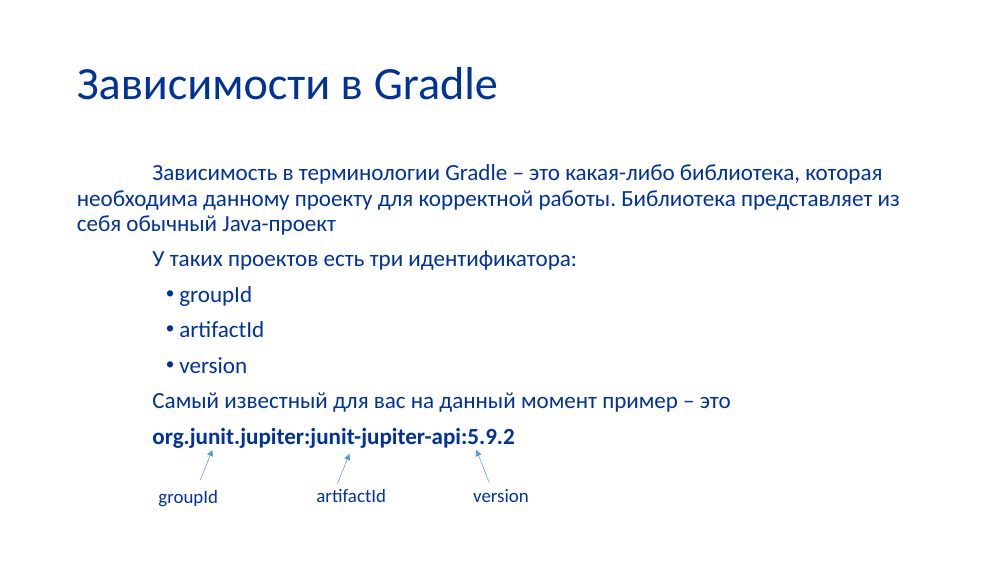
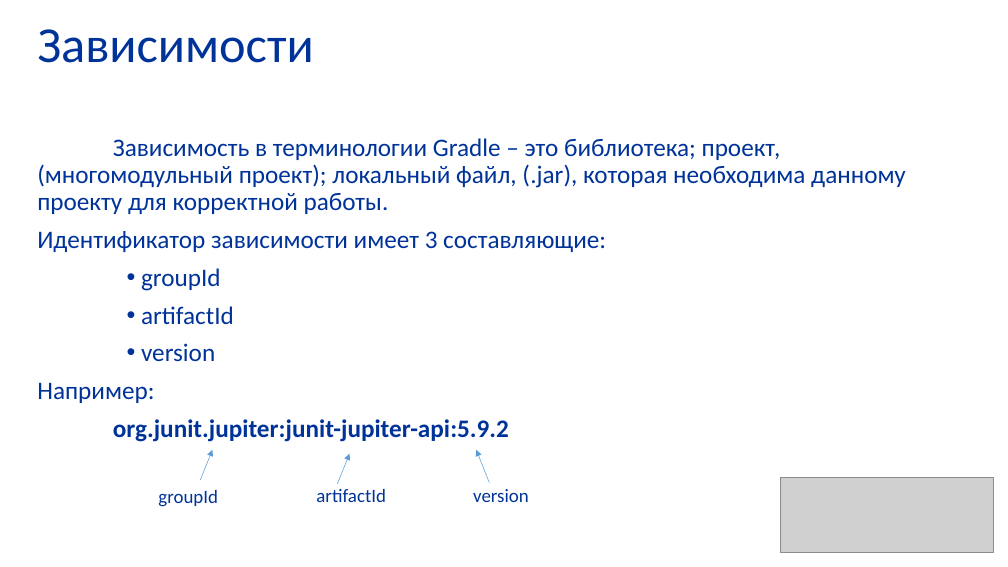
Before and after one commit to butenko-or/programming-technologies, a slide deck: slide 21 of PT_build_systems.pptx (slide 20 before the commit). Drawn at 1008x567 pixels with LibreOffice and Linux fonts; fonts in the diff are those of the drawing; grey boxes stand for pictures; background and template pictures are left out. Boxes give left, top, right and bottom in pixels: in the first picture for what was removed or moved away, otherwise in the second. Text is boxed around its words. In the diff, an @@ line names an element or a change of style, - is before the commit and + after.

```diff
--- a/PT_build_systems.pptx
+++ b/PT_build_systems.pptx
@@ title at (x1=37, y1=29, x2=313, y2=63): text changed; size 44 to 48 pt @@
-Зависимости в Gradle
+Зависимости
@@ text "Зависимость в терминологии Gradle – ..." moved from (x1=77, y1=164, x2=900, y2=448) to (x1=37, y1=138, x2=906, y2=442) @@
@@ text at (x1=37, y1=138, x2=906, y2=252): text changed; size 22 to 24 pt @@
-Зависимость в терминологии Gradle – это какая-либо библиотека, которая необходима данному проекту для корректной работы. Библиотека представляет из себя обычный Java-проект
-У таких проектов есть три идентификатора:
+Зависимость в терминологии Gradle – это библиотека; проект, (многомодульный проект); локальный файл, (.jar), которая необходима данному проекту для корректной работы.
+Идентификатор зависимости имеет 3 составляющие:
@@ text at (x1=113, y1=268, x2=509, y2=442): size 22 to 24 pt in "groupId", "artifactId", "version", "org.junit.jupiter:junit-jupiter-api:5.9.2" @@
@@ text at (x1=37, y1=382, x2=154, y2=403): text changed; size 22 to 24 pt @@
-Самый известный для вас на данный момент пример – это
+Например:
@@ picture added at (x1=780, y1=478, x2=994, y2=552) @@
```
Also in this commit, not shown: 2 other slides changed, 8 slides added, 18 slides removed.
